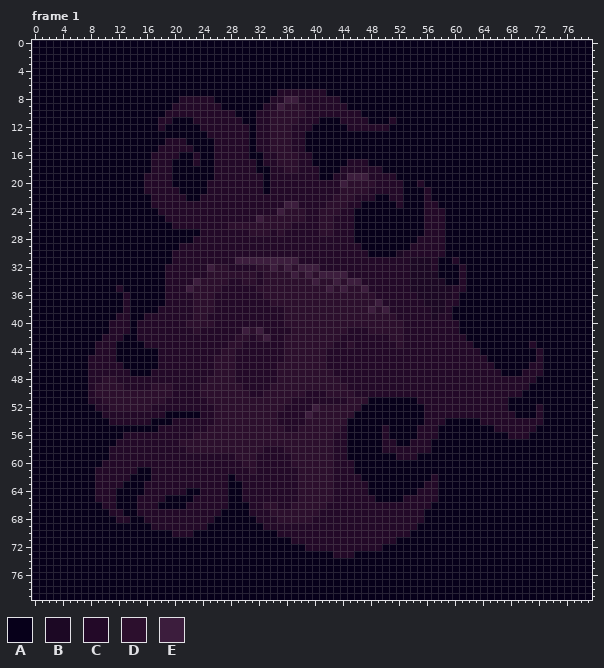
Pixel-art file, stored at aseprite/nebula.aseprite. The picture above was drawn from the file before the commit.
80x80 pixels, 3 frames. Colours within 5 levels of each other are drawn and written as one. Shown: frame 1. The commit also changed other frames, which this record leaves out.
Palette (. is transparent): A #07001a  B #1c0824  C #230928  D #2c0f2d  E #3c1d3d
The same view after the edit:
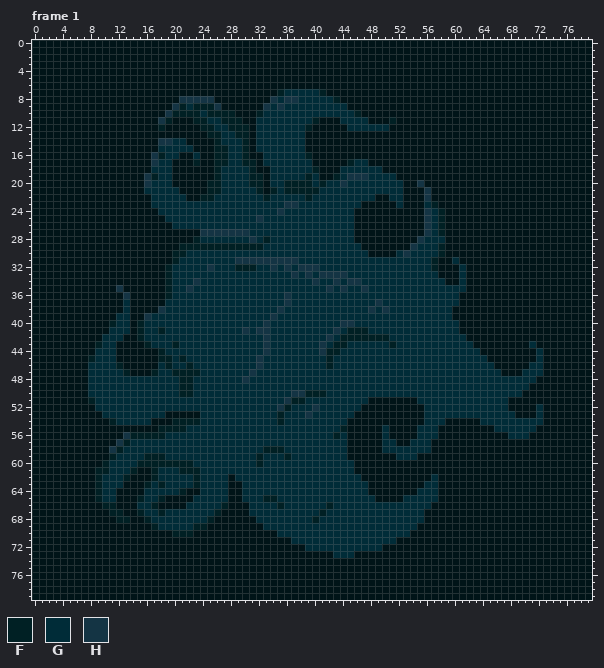
Colours new in this view: F #002024  G #002c38  H #143444
Change:
colour A: #07001a -> #001418
Changed rows in their new state; - is a pixel that keeps its letter.
Frame 1, layer "Layer 1":
first column x 8:
 7 ---------------------------FGGGGGF-------------------------------
 8 -------------HHHHH--------HGHHGGGGGF-----------------------------
 9 ------------HFGFFFH------HGHGGGGGGGGG----------------------------
10 -----------HFFFFGFFFF---FGGGGGGGGGGGGGF--------------------------
11 ----------HF---FFGGFFF--GGGGGGGGF---GGGG---F---------------------
12 ----------F-----FFGGFFF-GGGGGGGF-----GGGGGG----------------------
13 -----------------FFGGFF-GGGGGGG----------------------------------
14 ----------HHGG----FGGGF-GGGGGGG----------------------------------
15 ----------GGGGG---FFGGF-GGGGGGG----------------------------------
16 ---------HFGG--G--FFGGF--GGGGGGF---------------------------------
17 ---------HGG---F--FFGGFF-GGGGGGG-----FGG-------------------------
18 ---------GGG------FGGGGF--GGGGGGF---GGGGGG-----------------------
19 --------HFGG------FGGGGFF-GGGGGFG--FGHHHGGGG---------------------
20 --------HGGG-----FFGGGGFF-GGFFFFGFGGHGGGGGGGG--H-----------------
21 --------GGGGG----FFGGGGGF-FGFFFFFGGGGGGGGGGGG---H----------------
22 ---------GGGGG--FFGGGGGGGFGGGGGFGGGGGGGGG--GG---H----------------
23 ---------GGGGGGGGGGGGGGGGGGGHHGGGGGGGGG-----G---GF---------------
24 ----------GGGGGGGGGGGGGGGGGHGGGGGGGGGG----------HGF--------------
25 -----------GGGGGGGGGGGGGHGGGGGGGGGGGGG----------HGF--------------
26 ------------GGGGGGGGGGGGGGGGGGGGGGGGGG----------HGF--------------
27 ----------------HHHHHHHGGGGGGGGGGGGGGG----------HGF--------------
28 ---------------FGGGGGGGHGFGGGGGGGGGGGG---------HGGG--------------
29 -------------FFFFFFFFFFFFGGGGGGGGGGGGGG-------HGGGF--------------
30 ------------FFGGGGGGGGGGGGGGGGGGGGGGGGGG----GHGGGGF--------------
31 ------------FGGGGGGGGHHHHHHHHHGGGGGGGGGGGGGGGGGGGF--G------------
32 -----------FGGGGGHGGGFFFGGHGHGHHHGGGGGGGGGGGGGGGGF---G-----------
33 -----------FGGGGGGGGGGGGGGGGGHGHGHHHHGGGGGGGGGGGGG---G-----------
34 -----------FGGGHGGGGGGGGGGGGGGGGHGGHGHHGGGGGGGGGGGG--G-----------
35 ----H------FGGHGGGGGGGGGGGGGGGGGGGHGHGGHGGGGGGGGGGGGGG-----------
36 -----H-----FGGGGGGGGGGGGGGGGHGGGGGGGGGGGGGGGGGGGGGGGG------------
37 -----G-----GGGGGGGGGGGGGGGGGHGGGGGGGGGGGGHGGGGGGGGGGG------------
38 -----G----HGGGGGGGGGGGGGGGGHGGGGGGGGGGGGHGHGGGGGGGGG-------------
39 ----GG--HGGGGGGGGGGGGGGGGGHGGGGGGGGGGGGGGGGGGGGGGGGG-------------
40 ---FGG-FGGGGGGGGGGGGGGGGGHGGGGGGGGGGHHGGGGGGGGGGGGGGG------------
41 ---GGG-FGGFGGGGGGGGGGGHGHHGGGGGGGGGHGFFFGGGGGGGGGGGGG------------
42 --GGG--FGGGGGGGGGGGGGGGGGHGGGGGGGGHGFFFFFFFGGGGGGGGGGG-----------
43 -FGG----FGGGFGGGGGGGGGGGGHGGGGGGGHGFFGGGGGGFGGGGGGGGGGG--------G-
44 -GGG------FGGGGGGGGGGGGGGHGGGGGGGHFFGGGGGGGGGGGGGGGGGGGG--------G
45 FGGG------FFGFGGGGGGGGGGHGGGGGGGGGFGGGGGGGGGGGGGGGGGGGGGG-------G
46 GGGGF-----GFGGFGGGGGGGGGHGGGGGGGGGFGGGGGGGGGGGGGGGGGGGGGGG-----GG
47 GGGGGF---FGGFFFFGGGGGGGHGGGGGGGGGGGGGGGGGGGGGGGGGGGGGGGGGGG---GGG
48 GGGGGGGGGGGGGFFGGGGGGGHGGGGGGGGGGGGGGGGGGGGGGGGGGGGGGGGGGGGGGGGG-
49 GGGGGGGGGGGGGFFGGGGGGGGGGGGGGGGGGGGGGGGGGGGGGGGGGGGGGGGGGGGGGGG--
50 GGGGGGGGGGGGGFFGGGGGGGGGGGGGGHHFFFGGGGGGGGGGGGGGGGGGGGGGGGGGGG---
51 FGGGGGGGGGGGGGGGGGGGGGGGGGGGHFFGGGGGGGGG-------GGGGGGGGGGGGG-----
52 -GGGGGGGGGGGGGGGGGGGGGGGGGGHFGGGHGGGGGG---------GGGGGGGGGGGG----G
53 --GGGGGGGGG-----GGGGGGGGGGGFGGGHGGGGGG----------GGGGGGGGGGGGG---G
54 ---FGGGGG---FFFFGGGGGGGGGGGFGGGGGGGGG-----------GGG-----GGGGGGGGG
55 ----------FFFFGGGGGGGGGGGGGGGGGGGGGGF-----G----GGG--------GGGGGG-
56 -----HFFFFFGGGGGGGGGGGGGGGGGGGGGGGGFG-----G----GGG----------GGG--
57 ----HFGGGGGGGGGGGGGGGGGGGGGGGGGGGGGGG-----GG--GGG----------------
58 ---HFGGGGGGGGGGGGGGGGGGGGFFFGGGGGGGGG-----GGGGGGG----------------
59 ---FGGGGFFFGGGGGGGGGGGGGFGGGFGGGGGGGG-------GGG------------------
60 --FGGGGFFFFFFFFGGGGGGGGGFGGGGGGGGGGGGG---------------------------
61 -FFGGGF--FGGGFFFGGGGGGGGGGGGGGGGGGGGGG---------------------------
62 -FGGGF---FGGGGGFGGGG-GGGGGGGGGGGGGGGGGG----------G---------------
63 -FGGG---FGFGGGGFGGGG--GGGGGGGGGGGGGGGGGG--------GG---------------
64 -FGG----GGGGGF--GGGG--GGGGGGGGGGGGGGGGGG-------GGG---------------
65 -FGG---FGGF----GGGGG--GGGFFGGGGGGGGGGGGGG----GGGGG---------------
66 --FF---GGF----GGGGGF---GGGGFGGGGGGFGGGGGGGGGGGGGG----------------
67 ---FF--FGGFGGGGGGGF----GGGGGGGGGGFGGGGGGGGGGGGGG-----------------
68 ----FF--FGGGGGGGGF------GGGGGGGGFGGGGGGGGGGGGGGG-----------------
69 ---------FGGGGGFF--------GGGGGGGGGGGGGGGGGGGGGG------------------
70 ------------FFF------------GGGGGGGGGGGGGGGGGGG-------------------
71 -----------------------------GGGGGGGGGGGGGGG---------------------
72 -------------------------------GGGGGGGGGGG-----------------------
73 -----------------------------------GGG---------------------------
Pixel boxes of the changes (left, top, right, bottom) in both pictures:
changed: (32, 40, 592, 600)
